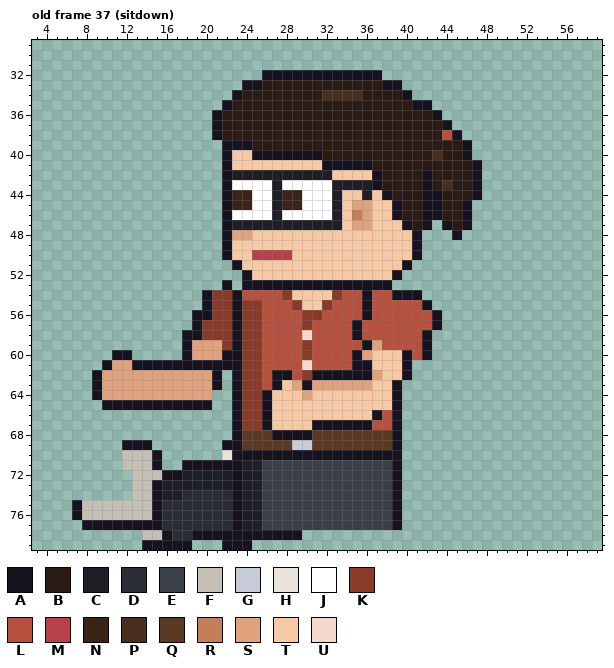
Pixel-art file: sprites/clients/client_designer_b_left_anim.aseprite. This is how it looked before the edit.
64x80 pixels, 85 frames. Colours within 5 levels of each other are drawn and written as one. Shown: old frame 37 (sitdown): x 3..59, y 29..79. The commit also changed other frames, which this record leaves out.
Visible layers, top first: "Glasses", "Hair", "Face", "Watch", "Near Arm", "Collar", "Belt", "Shirt", "Body", "Back Arm", "Pants", "Shoes".
Palette (. is transparent): A #17121f  B #2a1c14  C #1e1e26  D #2a2d36  E #3a3f4a  F #c4c0b6  G #c8ccd8  H #e8e4dc  J #ffffff  K #8a3a28  L #b8503e  M #b8404a  N #3a2418  P #47301f  Q #5a3a22  R #c47e58  S #e0a27c  T #f6c9a4  U #f4d8cc
Pixels before, old frame 37 (sitdown) (only the part around the change), first column x 3:
29 .....................................................
30 .....................................................
31 .....................................................
32 .......................AAAAAAAAAAAA..................
33 .....................AABBBBBBBBBBBBAA................
34 ....................ABBBBBBBBPPPPBBBBA...............
35 ...................ABBBBBBBBBBBBBBBBBBAA.............
36 ..................ABBBBBBBBBBBBBBBBBBBBBA............
37 ..................ABBBBBBBBBBBBBBBBBBBBBBA...........
38 ..................ABBBBBBBBBBBBBBBBBBBBBBLA..........
39 ...................AAABBBBBBBBBBBBBBBBBBBBBA.........
40 ...................ATTAAAAAAABBBBBBBBBBBPBBA.........
41 ...................ATTTTTTTTTAAAAABBBBBBBBBBA........
42 ...................ACCCCCCCCCCTTTTABBBBABBBBA........
43 ...................AJJJJCJJJJJCCCCABBBBABPBBA........
44 ...................ANNJJCNNJJJCTTCTABBBAABBBA........
45 ...................ANNJJCNNJJJCTSSTTABBAABBA.........
46 ...................AJJJJCJJJJJCTRSTTABBAABBA.........
47 ...................ACCCCCCCCCCCTSSTTTABA.ABA.........
48 ...................ASSTTTTTTTTTTTTTTTTA...A..........
49 ...................ATTTTTTTTTTTTTTTTTTA..............
50 ...................ATTMMMMTTTTTTTTTTTTA..............
51 ....................ATTTTTTTTTTTTTTTTA...............
52 .....................ATTTTTTTTTTTTTTA................
53 ...................A.AAAAAAAAAAAAAAA.................
54 .................AKKALLLLKTTTTKLLALLAAA..............
55 .................AKKAKKLLLKTTKLLLALLLLLA.............
56 ................AAKKAKKLLLLKKLLLLALLLLLLA............
57 ................AKKKAKKLLLLKLLLLALLLLLLLA............
58 ...............AAKKKAKKLLLLULLLLALLLLLLA.............
59 ...............ASSSKAKKLLLLKLLLLLASLLLLA.............
60 ........AA.....ASSSAAKKLLLLKLLLLASTTTALA.............
61 .......ASSAAAAAAAAAAAKKLLLLULLLLAATTTA...............
62 ......ASSSSSSSSSSSA.AKKLAALKAAAAAASTTA...............
63 ......ASSSSSSSSSSSA.AKKLATSASSSSSSTTA................
64 ......ASSSSSSSSSSS..AKKATTTSTTTTTTTTA................
65 .......AAAAAAAAAAA..AKKATTTTTTTTTTTTA................
66 ....................AKKATTTTTTTTTTALA................
67 ....................AKKATTTTAAAAAALLA................
68 ....................AQQQAAAAQQQQQQQQA................
69 .........AAA.......AAQQQQQGGQQQQQQQQA................
70 .........FFFA......HAAAAAAAAAAAAAAAAA................
71 .........FFFA..AAAAAACCEEEEEEEEEEEEEA................
72 ..........FFFAACCCCCACCEEEEEEEEEEEEEA................
73 ..........FFACCCCCCCACCEEEEEEEEEEEEEA................
New version:
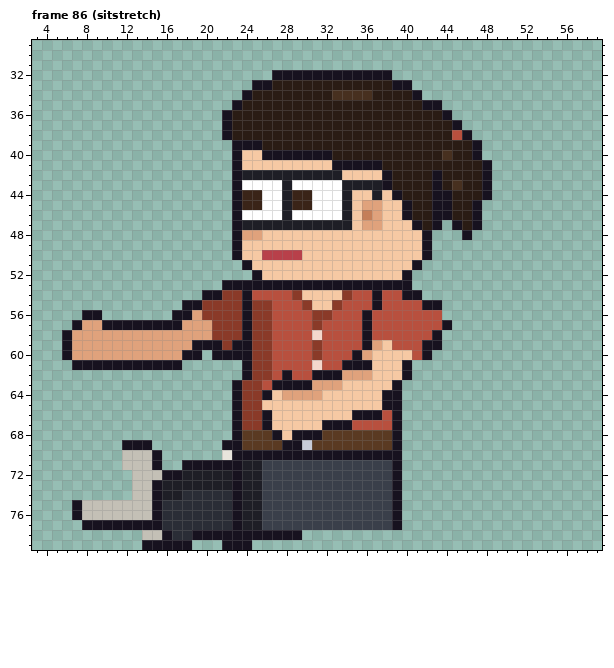
A new or re-ordered frame is compared with the old frame closest to it.
What changed:
frames 85 -> 123
Changed rows in their new state; - is an unchanged pixel.
Frame 86 (sitstretch) is new; against old frame 37 (sitdown):
first column x 6:
32 --------------------.-----------A----------
33 ------------------.-A-----------B-A--------
34 -----------------.A-------B---P---BA-------
35 ----------------.A-----------------B-A-----
36 ---------------.A--------------------BA----
37 ---------------.A---------------------BA---
38 ---------------.A---------------------BLA--
39 ----------------.--A--------------------BA-
40 ----------------.A-T------A----------BP-BA-
41 ----------------.A--------T----A---------BA
42 ----------------.A---------C---TA---BA---BA
43 ----------------.A---JC----J---CA---BABP-BA
44 ----------------.A-N-JC-N--JC-TCTA--B-A--BA
45 ----------------.A-N-JC-N--JCT-S-TA-B-A-BA-
46 ----------------.A---JC----JCTRS-TA-B-A-BA-
47 ----------------.A----------CT-S--TABA.ABA-
48 ----------------.A-S---------------TA--.A--
49 ----------------.A-----------------TA------
50 ----------------.A-T---M-----------TA------
51 -----------------.A---------------TA-------
52 ------------------.A-------------TA--------
53 -----------------A---------------AA--------
54 ---------------A-KA---LK---TK-LA-L---------
55 ------------AAK--KA-K--LK-TK--LA-----A-----
56 --AA-------AASK--KA-K---L-K----------L-----
57 -ASSAAAAAAAASSS--KA-K---LK---LA------LA----
58 ASSSSSSSSSSSSSS--KA-K---LU---LA-----LA-----
59 ASSSSSSSSSSSSAAA--A-K---LK------T----A-----
60 ASSSSSSSSSSS-A.A--A-K---LK--------T--------
61 -AAA-AA-----......A-K---LU--A--------------
62 ---.............-.A-KL--L---SSST-----------
63 ---.............------AA----TTT------------
64 ---............-------SS-S------A----------
65 ----...........-----T-----------A----------
66 -----------------------------AA------------
67 -------------------------T---LL------------
68 ----------------------T--A-----------------
69 ----------------------AA-------------------
Changed places in both pictures, as pixel boxes (x1, y1, x2, y2):
changed: (62, 70, 492, 450)
